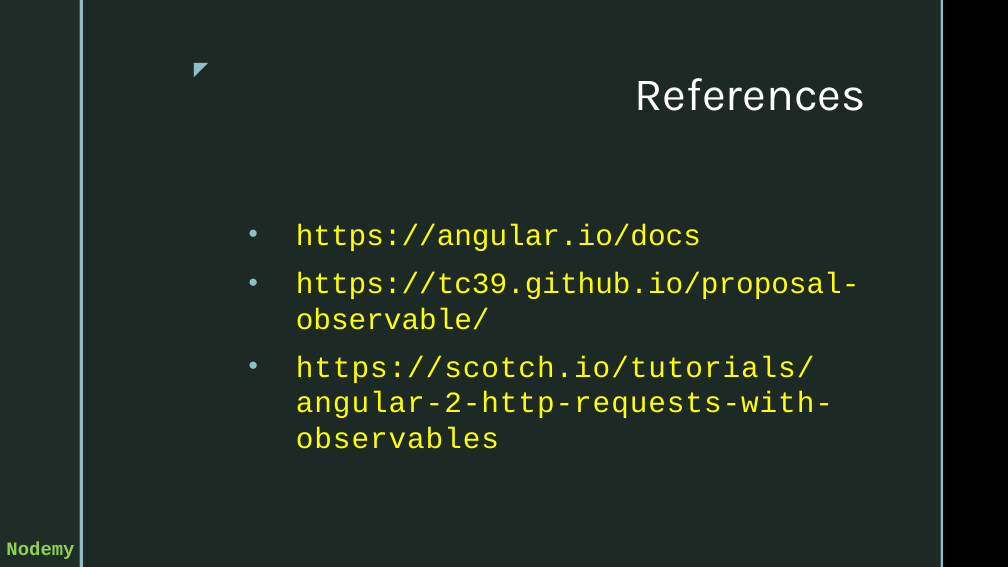
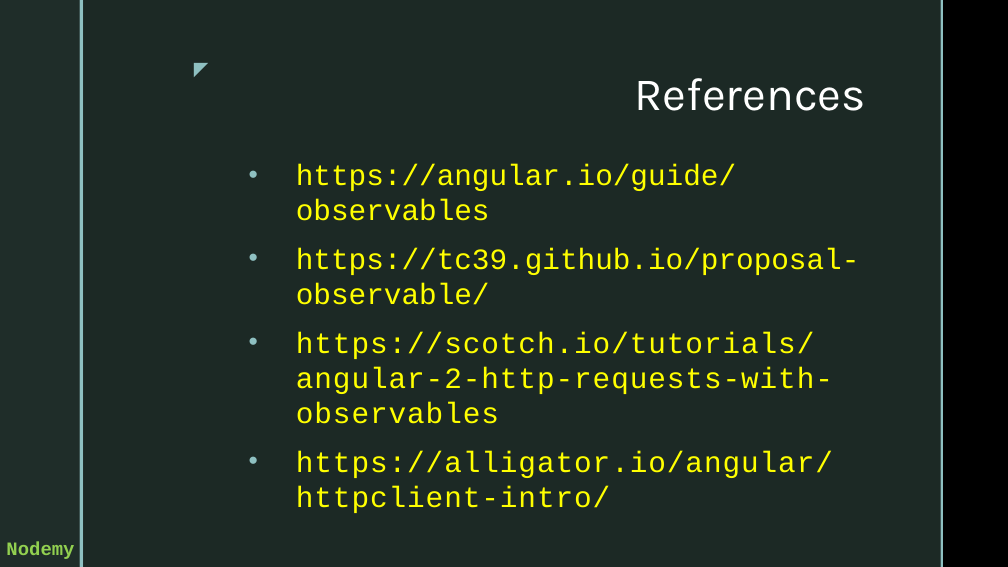
Before and after one commit to vunb/fullstack-nodejs, a slide deck: slide 10 of Session04/03. Forms and Server Communication.pptx (slide 4 before the commit). Drawn at 1008x567 pixels with LibreOffice and Linux fonts; fonts in the diff are those of the drawing; background and template pictures are left out. Boxes give left, top, right and bottom in pixels: in the first picture for what was removed or moved away, otherwise in the second. Text is boxed around its words. In the diff, an @@ line names an element or a change of style, - is before the commit and + after.

```diff
--- a/Session04/03. Forms and Server Communication.pptx
+++ b/Session04/03. Forms and Server Communication.pptx
@@ text at bbox=[296, 164, 736, 221]: text changed @@
-• https://angular.io/docs
+• https://angular.io/guide/observables
@@ text at bbox=[296, 451, 833, 513]: paragraph added @@
+• https://alligator.io/angular/httpclient-intro/
```
Also in this commit, not shown: 1 other slide changed, 6 slides added.
